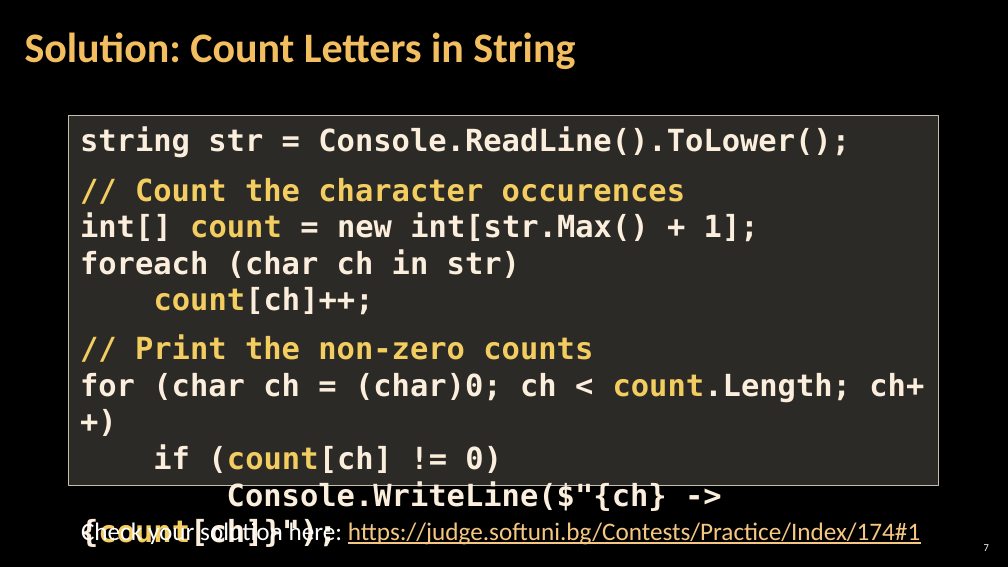
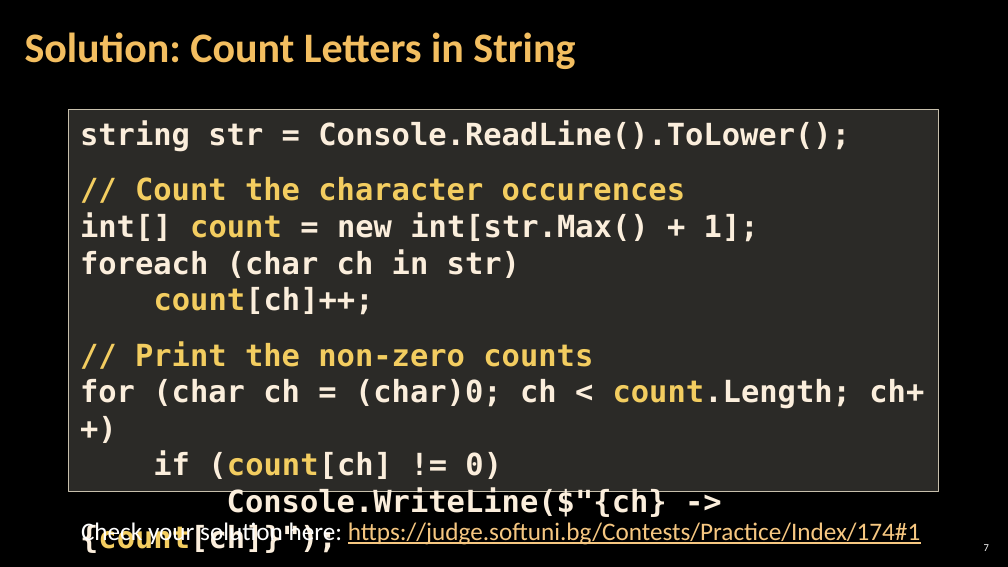
Before and after one commit to RevoRBE/Programming-Fundamentals, a slide deck: slide 7 of 00 Resources/05. Programming-Fundamentals-Strings-Dictionaries-Lambda-and-LINQ.pptx. Drawn at 1008x567 pixels with LibreOffice and Linux fonts; fonts in the diff are those of the drawing; background and template pictures are left out. Boxes give left, top, right and bottom in pixels: in the first picture for what was removed or moved away, otherwise in the second. Text is boxed around its words. In the diff, an @@ line names an element or a change of style, - is before the commit and + after.

```diff
--- a/00 Resources/05. Programming-Fundamentals-Strings-Dictionaries-Lambda-and-LINQ.pptx
+++ b/00 Resources/05. Programming-Fundamentals-Strings-Dictionaries-Lambda-and-LINQ.pptx
@@ rectangle "string str = Console.ReadLine().ToLower();" resized from (x1=68, y1=116, x2=938, y2=485) to (x1=68, y1=109, x2=938, y2=492) @@
@@ text in rectangle at (x1=135, y1=177, x2=685, y2=367): more space between paragraphs @@
```
Also in this commit, not shown: 18 other slides changed, 1 slide added, 7 other files.
